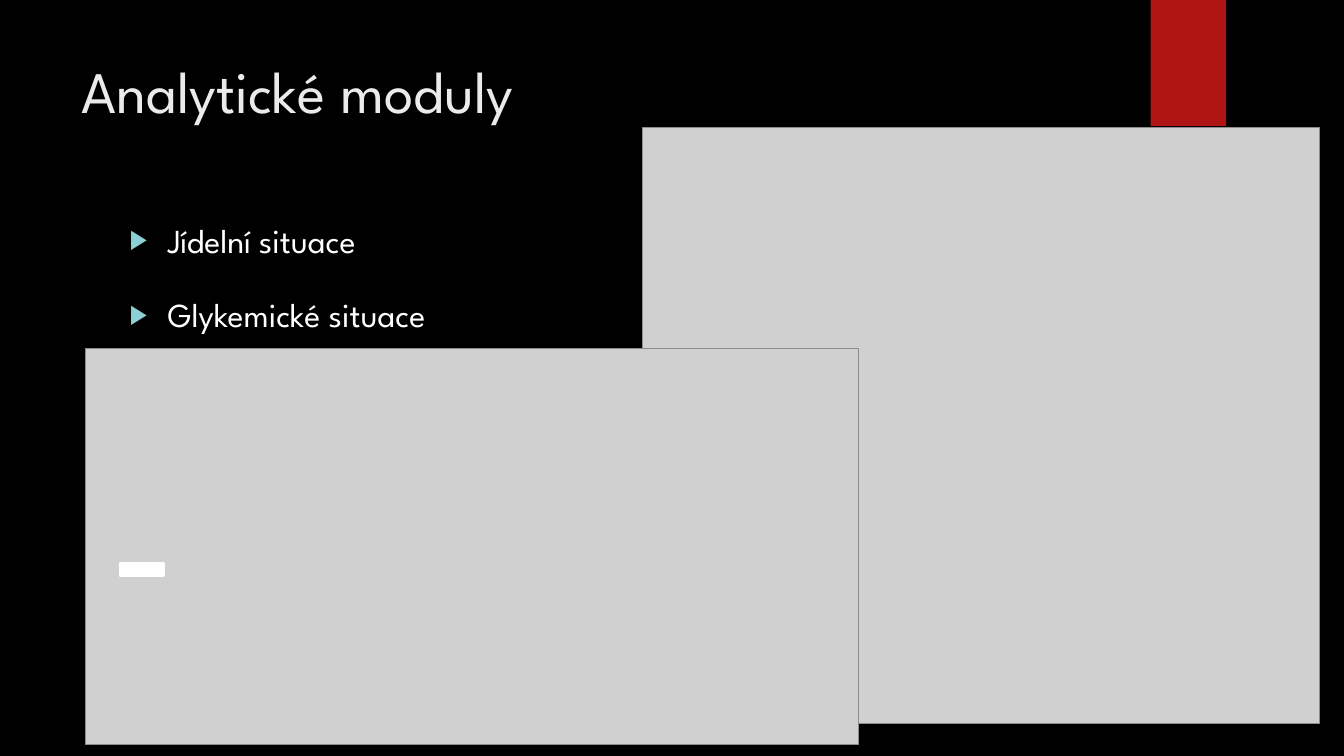
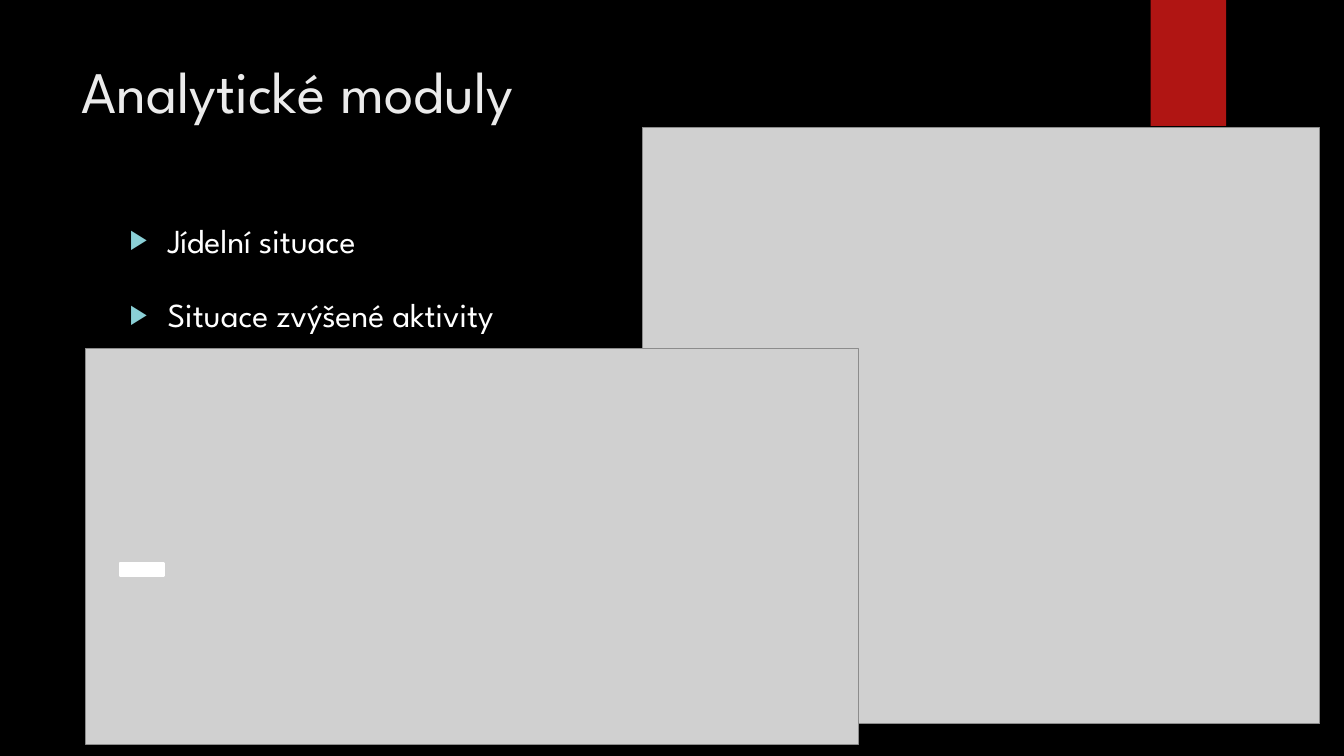
Before and after one commit to MrMilan/Diplomka, a slide deck: slide 16 of prezentace diplomka/DP_Diani.pptx. Drawn at 1344x756 pixels with LibreOffice and Linux fonts; fonts in the diff are those of the drawing; grey boxes stand for pictures; background and template pictures are left out. Boxes give left, top, right and bottom in pixels: in the first picture for what was removed or moved away, otherwise in the second. Text is boxed around its words. In the diff, an @@ line names an element or a change of style, - is before the commit and + after.

```diff
--- a/prezentace diplomka/DP_Diani.pptx
+++ b/prezentace diplomka/DP_Diani.pptx
@@ text at <box>168,304,494,334</box>: text changed @@
-▶ Glykemické situace
+▶ Situace zvýšené aktivity
```
Also in this commit, not shown: 1 other slide changed, 1 other file.
